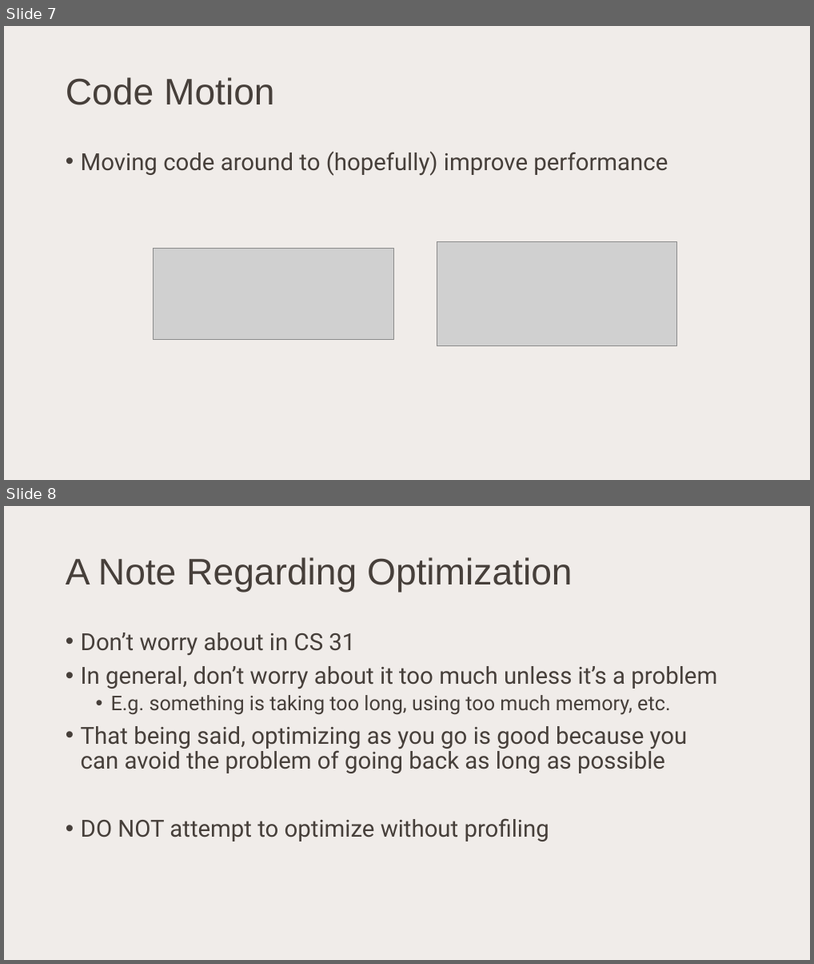
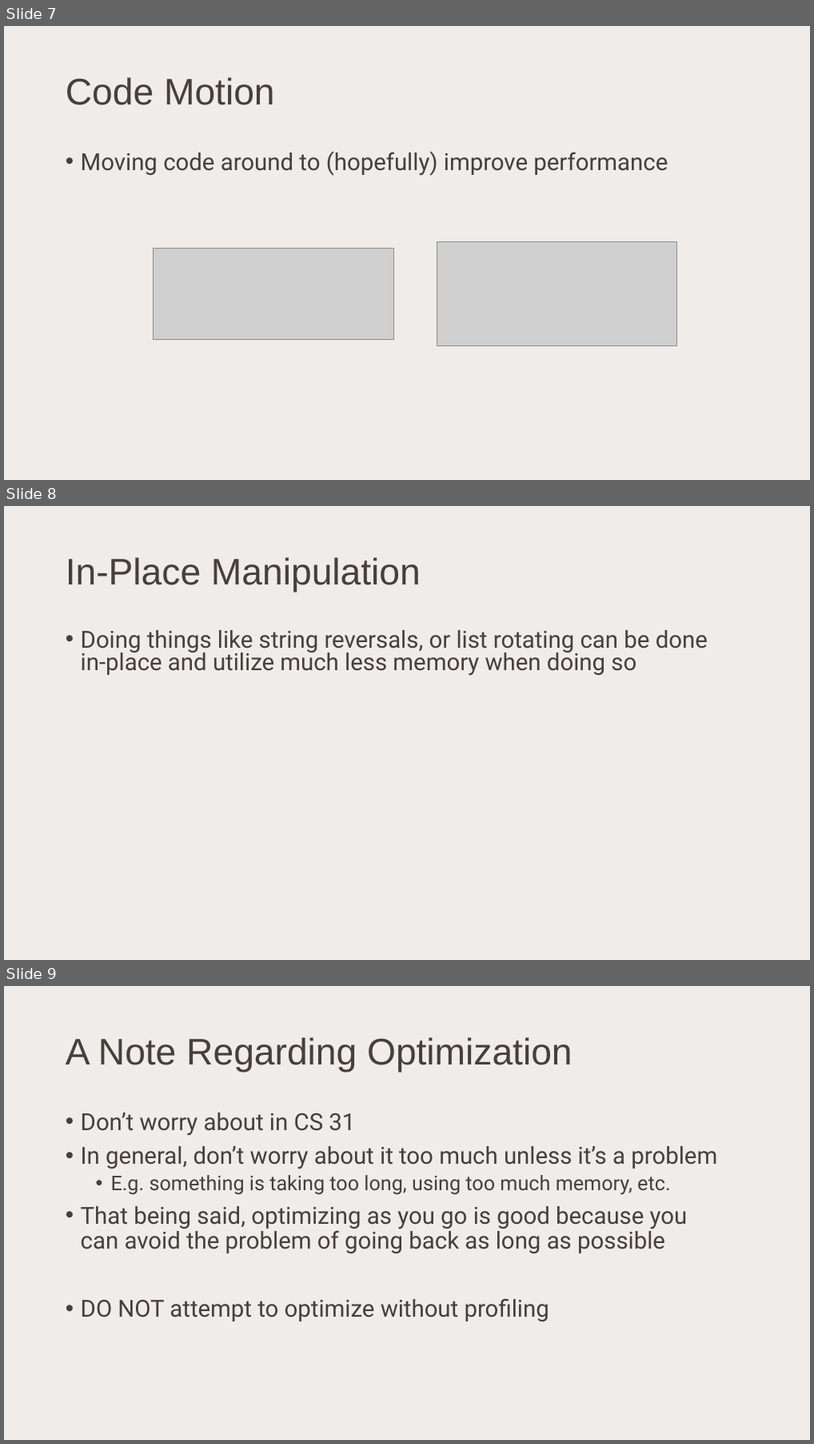
Before and after one commit to kyleromero98/Code-Camp, a slide deck: Week-6/GoodCodeOptimizationProblemSolving.pptx. Shown one above the other, each under a label of ours: slides 7 and 8 before the commit, slides 7, 8 and 9 after it. The pictures are 814x964 and 814x1444 pixels, drawn with LibreOffice and Linux fonts; fonts in the diff are those of the drawing; grey boxes stand for pictures. Boxes give left, top, right and bottom in pixels: in the first picture for what was removed or moved away, otherwise in the second. Text is boxed around its words. In the diff, an @@ line names an element or a change of style, - is before the commit and + after.

Commit message:
minor edits

```diff
--- a/Week-6/GoodCodeOptimizationProblemSolving.pptx
+++ b/Week-6/GoodCodeOptimizationProblemSolving.pptx
@@ slide 8 added at (4, 506, 810, 960), background #F0ECE9 @@
@@ title added at (66, 557, 421, 592), 44 pt, text #463F3A @@
+In-Place Manipulation
@@ text added at (81, 630, 708, 675), 28 pt, text #463F3A @@
+• Doing things like string reversals, or list rotating can be done in-place and utilize much less memory when doing so
@@ what was slide 8 is now slide 9 @@
```
